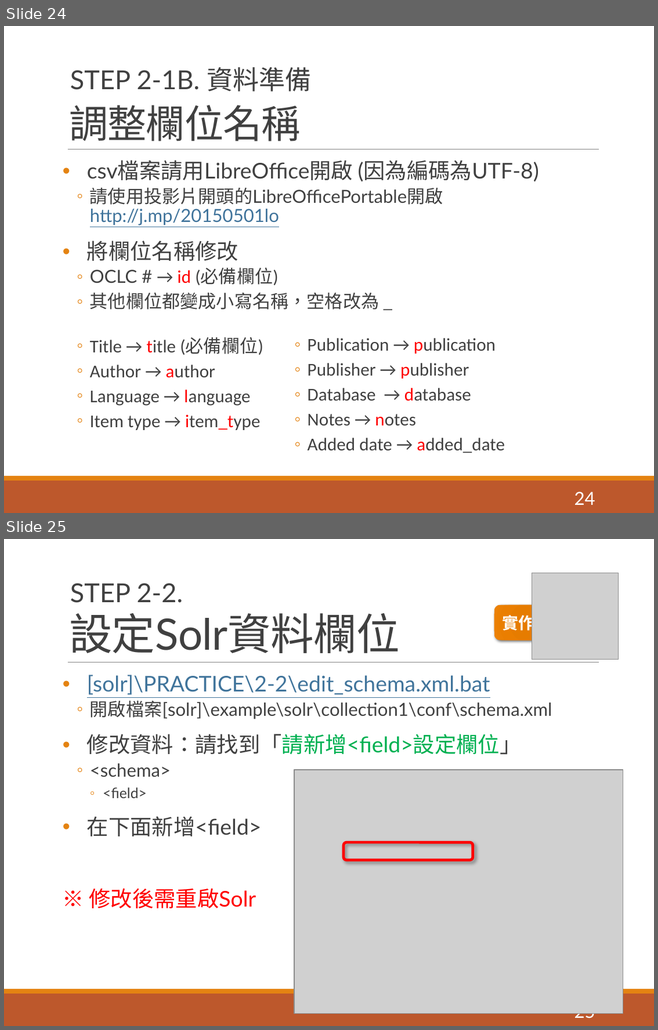
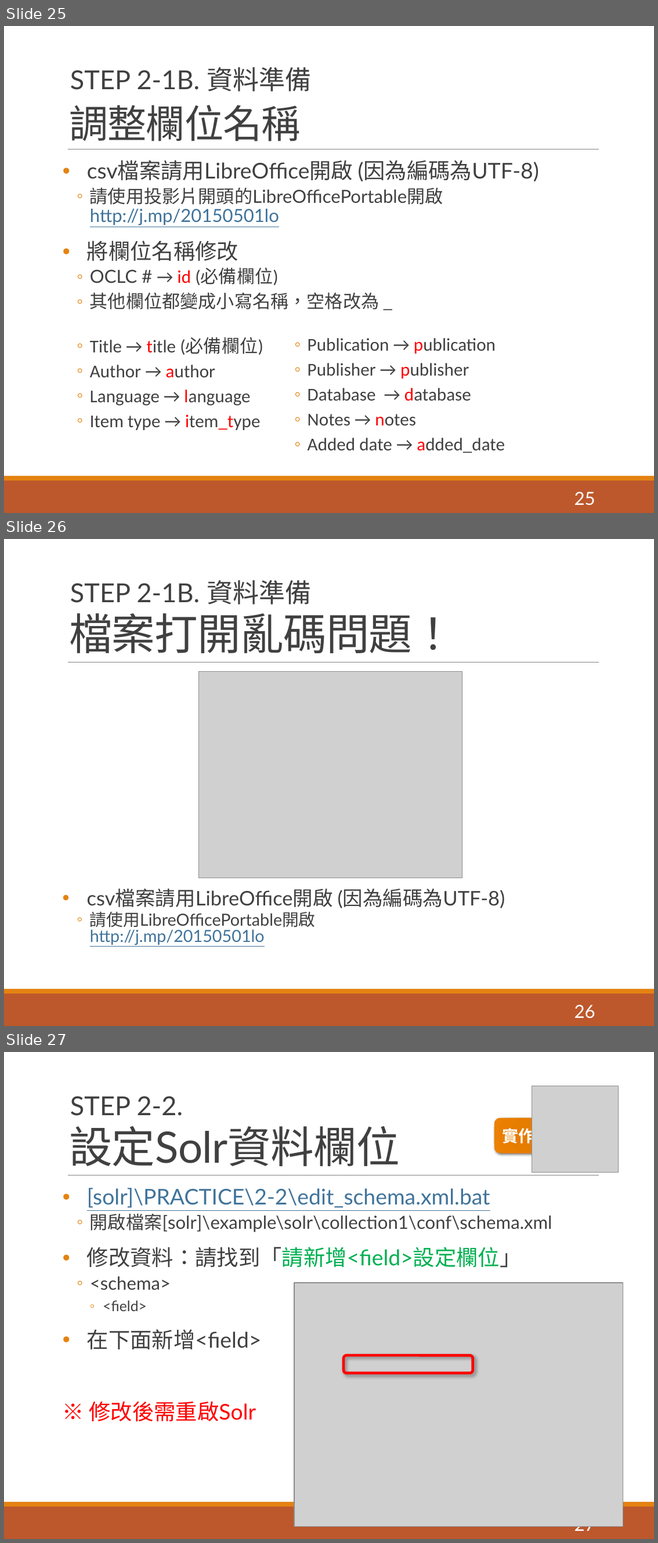
Before and after one commit to pulipulichen/ir-practice-solr, a slide deck: Apache Solr教學介紹.pptx. Shown one above the other, each under a label of ours: slides 24 and 25 before the commit, slides 25, 26 and 27 after it. The pictures are 658x1030 and 658x1543 pixels, drawn with LibreOffice and Linux fonts; fonts in the diff are those of the drawing; grey boxes stand for pictures. Boxes give left, top, right and bottom in pixels: in the first picture for what was removed or moved away, otherwise in the second. Text is boxed around its words. In the diff, an @@ line names an element or a change of style, - is before the commit and + after.

Commit message:
0503 更新準備

```diff
--- a/Apache Solr教學介紹.pptx
+++ b/Apache Solr教學介紹.pptx
@@ slide 26 added at (4,539,654,1026), background #FFFFFF; not listed: 3 template elements that a slide beside it also shows @@
@@ text added at (70,580,311,605), 29 pt, text #404040 @@
+STEP 2-1B. 資料準備
@@ title added at (69,613,455,653), 48 pt, text #404040 @@
+檔案打開亂碼問題！
@@ picture added at (199,671,462,878) @@
@@ text added at (87,889,505,946), 18.5 pt, text #404040 @@
+• csv檔案請用LibreOffice開啟 (因為編碼為UTF-8)
+  ◦ 請使用LibreOfficePortable開啟
+    http://j.mp/20150501lo
@@ page number added at (574,1005,595,1019), 20 pt, text #FFFFFF @@
+26
@@ what was slide 24 is now slide 25 @@
@@ page number at (574,492,595,506): text changed @@
-24
+25
@@ what was slide 25 is now slide 27 @@
@@ page number at (574,1526,595,1534): text changed @@
-25
+27
```
Also in this commit, not shown: 7 slides changed, 2 other slides added, 1 other file.
